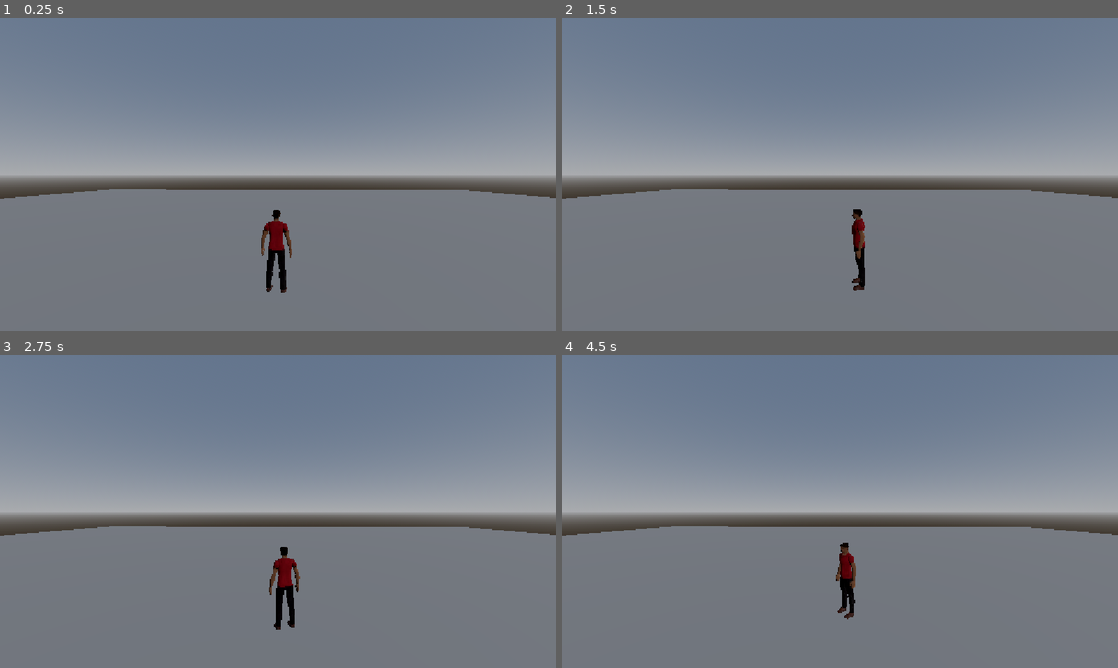
Above: before the commit, frames 1-4 (two rows, left to right).
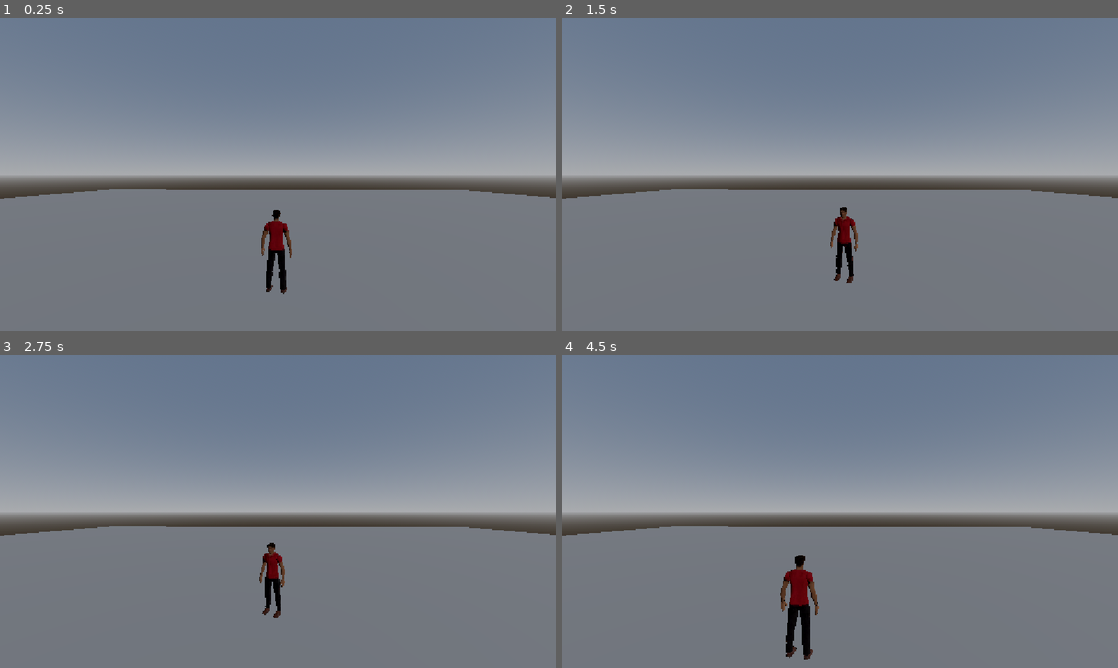
Above: after the commit, the same moments.

Repository: tommy-reid/resi_game
Game: Godot game, scene res://scenes/prototype_scene.tscn
The game is run twice, just before and just after one commit, with the same random seed, the same clock (stepped at 60 frames per second) and the same inputs.
Inputs:
- Up to frame 1 (0.25 s): no input
- Up to frame 2 (1.5 s): tap Enter at 0.5 s; hold D (turn_right) 0.53-1.28 s; hold Shift (run) 0.53-1.28 s; tap Q (quick_turn) at 0.6 s; hold S (move_backward) from 1.28 s (still down); tap Shift (run) at 1.35 s
- Up to frame 3 (2.75 s): tap Q (quick_turn) at 1.55, 2.1 s; release S (move_backward) at 2.03 s; hold D (turn_right) from 2.03 s (still down); hold Shift (run) from 2.03 s (still down)
- Up to frame 4 (4.5 s): release D (turn_right) at 2.78 s; release Shift (run) at 2.78 s; hold W (move_forward) 2.78-3.53 s; tap Shift (run) at 2.85, 4.35 s; tap Q (quick_turn) at 3.05, 3.6 s; hold Shift (run) 3.53-4.28 s; hold A (turn_left) from 3.53 s (still down)

The runs differ from the first frame. In frame 1, less than 0.1% of the frame differs, in the area x 47-52%, y 64-89%; in frame 2, 1.0%; in frame 3, 1.0%; in frame 4, 1.7%, in the area x 39-53%, y 60-98%.

Commit message:
new script for player movement

Diff:
--- a/entities/player/player.tscn
+++ b/entities/player/player.tscn
@@ -1,6 +1,6 @@
 [gd_scene format=3 uid="uid://dm5bm18v228xh"]
 
-[ext_resource type="Script" uid="uid://bkyc58sp3s13g" path="res://entities/player/player.gd" id="1_dovo2"]
+[ext_resource type="Script" uid="uid://ck5aqx4muwgyh" path="res://entities/player/stephen_player.gd" id="1_abrql"]
 [ext_resource type="PackedScene" uid="uid://cnb2xwbbbkrat" path="res://assets/player/MaleCharacter.glb" id="2_gmlin"]
 
 [sub_resource type="CapsuleShape3D" id="CapsuleShape3D_eae6q"]
@@ -8,7 +8,7 @@
 height = 1.5912628
 
 [node name="Player" type="CharacterBody3D" unique_id=19033321]
-script = ExtResource("1_dovo2")
+script = ExtResource("1_abrql")
 
 [node name="MaleCharacter" parent="." unique_id=883231239 instance=ExtResource("2_gmlin")]
 transform = Transform3D(-0.9834127, 0, 0.18138221, 0, 1, 0, -0.18138221, 0, -0.9834127, -0.03191924, 0.07382727, 0.12418771)
--- /dev/null
+++ b/entities/player/stephen_player.gd
@@ -0,0 +1,64 @@
+extends CharacterBody3D
+
+var walk_speed: float = 1.8
+var run_speed: float = 3.0
+var backpedal_multiplier: float = 0.5
+var acceleration: float = 10.0
+var deceleration: float = 50.0
+
+var turn_speed_deg: float = 70.0
+var multiplier: float = 1.0
+var run_turn_multiplier: float = 0.7
+
+var is_quick_turning: bool = false
+var quick_turn_duration: float = 0.5
+
+
+func _physics_process(delta: float) -> void:
+	if Input.is_action_just_pressed("quick_turn") and not Input.is_action_pressed("move_forward") and not is_quick_turning:
+		print('turning ')
+		_quick_turn()
+
+	if not is_quick_turning:
+		_handle_turn(delta)
+
+	_handle_walk(delta)
+	move_and_slide()
+
+
+func _quick_turn():
+	is_quick_turning = true
+	var tween := create_tween()
+	tween.set_process_mode(Tween.TWEEN_PROCESS_PHYSICS)
+	tween.tween_property(self, "rotation:y", rotation.y + PI, quick_turn_duration)
+	tween.tween_callback(func(): is_quick_turning = false)
+
+
+# left positive | right negative
+func _handle_turn(delta: float) -> void:
+	var turn_input := Input.get_axis("turn_right", "turn_left")
+	if Input.is_action_pressed("run"):
+		multiplier = run_turn_multiplier
+
+	rotate_y(turn_input * deg_to_rad(turn_speed_deg) * multiplier * delta)
+
+
+func _handle_walk(delta: float) -> void:
+	var input_dir := Input.get_axis("move_backward", "move_forward")
+
+	var speed := walk_speed
+	if input_dir > 0.0 and Input.is_action_pressed("run"):
+		speed = run_speed
+	elif input_dir < 0.0:
+		speed *= backpedal_multiplier
+
+	var forward := -global_basis.z
+	var target := forward * input_dir * speed
+	target.y = 0.0
+
+	var horizontal := Vector3(velocity.x, 0.0, velocity.z)
+	var rate := acceleration if input_dir != 0.0 else deceleration
+	horizontal = horizontal.move_toward(target, rate * delta)
+
+	velocity.x = horizontal.x
+	velocity.z = horizontal.z
--- a/entities/player/player.gd
+++ b/entities/player/thomas_player.gd
@@ -1,7 +1,7 @@
 class_name Player extends CharacterBody3D
 
 @export_group("Movement Settings")
-@export var turn_speed := 180.0
+@export var turn_speed := 100.0
 @export var quick_turn_speed := 0.3
 @export var walk_speed := 80.0
 @export var run_speed := 280.0
--- a/project.godot
+++ b/project.godot
@@ -10,7 +10,7 @@
 
 [application]
 
-config/name="ResiAttempt1"
+config/name="Resident Evil"
 run/main_scene="uid://clfymobu0cdeb"
 config/features=PackedStringArray("4.7", "Forward Plus")
 config/icon="res://icon.svg"
@@ -50,6 +50,7 @@
 quick_turn={
 "deadzone": 0.2,
 "events": [Object(InputEventKey,"resource_local_to_scene":false,"resource_name":"","device":-1,"window_id":0,"alt_press …(192 unchanged characters)…
+, Object(InputEventKey,"resource_local_to_scene":false,"resource_name":"","device":-1,"window_id":0,"alt_pressed":false,"shift_pressed":false,"ctrl_pressed":false,"meta_pressed":false,"pressed":false,"keycode":0,"physical_keycode":32,"key_label":0,"unicode":32,"location":0,"echo":false,"script":null)
 ]
 }
 
Not shown, added: entities/player/stephen_player.gd.uid
Renamed: entities/player/player.gd.uid -> entities/player/thomas_player.gd.uid
Not shown, added: entities/player/player.tscn2750421474.tmp
